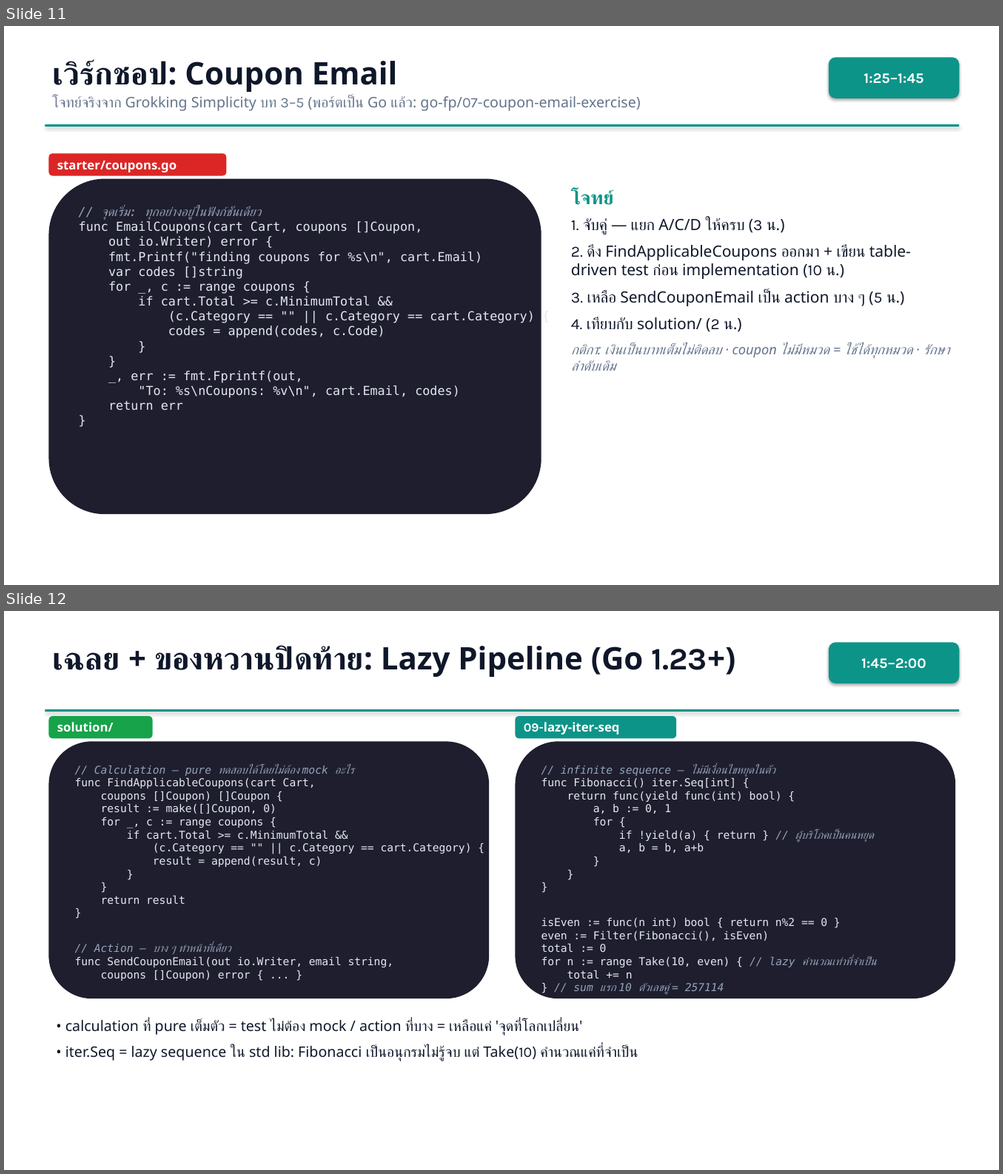
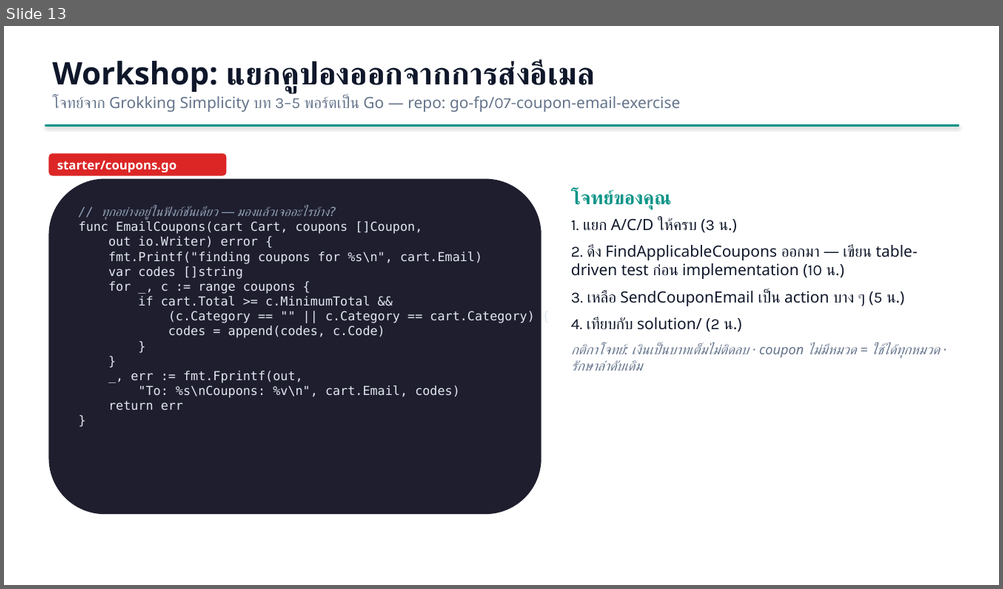
Before and after one commit to iporsut/go-fp, a slide deck: slides/fp-in-go-workshop.pptx. Shown one above the other, each under a label of ours: slides 11 and 12 before the commit, slide 13 after it. The pictures are 1003x1174 and 1003x589 pixels, drawn with LibreOffice and Linux fonts; fonts in the diff are those of the drawing. Boxes give left, top, right and bottom in pixels: in the first picture for what was removed or moved away, otherwise in the second. Text is boxed around its words. In the diff, an @@ line names an element or a change of style, - is before the commit and + after.

```diff
--- a/slides/fp-in-go-workshop.pptx
+++ b/slides/fp-in-go-workshop.pptx
@@ slide 12 removed at box(4, 611, 999, 1170), background #FFFFFF @@
@@ text removed at box(52, 645, 736, 677) @@
-เฉลย + ของหวานปิดท้าย: Lazy Pipeline (Go 1.23+)
@@ rounded rectangle removed at box(828, 642, 959, 684) @@
-1:45–2:00
@@ rectangle removed at box(45, 709, 959, 712) @@
@@ rounded rectangle removed at box(48, 716, 153, 738) @@
-solution/
@@ rounded rectangle removed at box(515, 716, 676, 738) @@
-09-lazy-iter-seq
@@ rounded rectangle removed at box(48, 741, 489, 999) @@
-// Calculation — pure ทดสอบได้โดยไม่ต้อง mock อะไร
-func FindApplicableCoupons(cart Cart,
-coupons []Coupon) []Coupon {
-result := make([]Coupon, 0)
-for _, c := range coupons {
-if cart.Total >= c.MinimumTotal &&
-(c.Category == "" || c.Category == cart.Category) {
-result = append(result, c)
-}
-}
-return result
-}
-// Action — บาง ๆ ทำหน้าที่เดียว
-func SendCouponEmail(out io.Writer, email string,
-coupons []Coupon) error { ... }
@@ rounded rectangle removed at box(515, 741, 956, 999) @@
-// infinite sequence — ไม่มีเงื่อนไขหยุดในตัว
-func Fibonacci() iter.Seq[int] {
-return func(yield func(int) bool) {
-a, b := 0, 1
-for {
-if !yield(a) { return } // ผู้บริโภคเป็นคนหยุด
-a, b = b, a+b
-}
-}
-}
-isEven := func(n int) bool { return n%2 == 0 }
-even := Filter(Fibonacci(), isEven)
-total := 0
-for n := range Take(10, even) { // lazy คำนวณเท่าที่จำเป็น
-total += n
-} // sum แรก 10 ตัวเลขคู่ = 257114
@@ text removed at box(65, 1018, 637, 1062) @@
-• calculation ที่ pure เต็มตัว = test ไม่ต้อง mock / action ที่บาง = เหลือแค่ 'จุดที่โลกเปลี่ยน'
-• iter.Seq = lazy sequence ใน std lib: Fibonacci เป็นอนุกรมไม่รู้จบ แต่ Take(10) คำนวณแค่ที่จำเป็น
@@ what was slide 11 is now slide 13 @@
@@ slide 13 changed as well @@
@@ text at box(52, 60, 680, 112): text changed; size 14 to 15 pt @@
-เวิร์กชอป: Coupon Email
-โจทย์จริงจาก Grokking Simplicity บท 3–5 (พอร์ตเป็น Go แล้ว: go-fp/07-coupon-email-exercise)
+Workshop: แยกคูปองออกจากการส่งอีเมล
+โจทย์จาก Grokking Simplicity บท 3–5 พอร์ตเป็น Go — repo: go-fp/07-coupon-email-exercise
@@ rounded rectangle removed at box(828, 57, 959, 99) @@
-1:25–1:45
@@ text at box(571, 190, 917, 279): text changed @@
-โจทย์
-1. จับคู่ — แยก A/C/D ให้ครบ (3 น.)
-2. ดึง FindApplicableCoupons ออกมา + เขียน table-driven test ก่อน implementation (10 น.)
+โจทย์ของคุณ
+1. แยก A/C/D ให้ครบ (3 น.)
+2. ดึง FindApplicableCoupons ออกมา — เขียน table-driven test ก่อน implementation (10 น.)
@@ text in rounded rectangle at box(101, 207, 329, 220): text changed @@
-// จุดเริ่ม: ทุกอย่างอยู่ในฟังก์ชันเดียว
+// ทุกอย่างอยู่ในฟังก์ชันเดียว — มองแล้วเจออะไรบ้าง?
@@ text at box(571, 343, 939, 371): text changed @@
-กติกา: เงินเป็นบาทเต็มไม่ติดลบ · coupon ไม่มีหมวด = ใช้ได้ทุกหมวด · รักษาลำดับเดิม
+กติกาโจทย์: เงินเป็นบาทเต็มไม่ติดลบ · coupon ไม่มีหมวด = ใช้ได้ทุกหมวด · รักษาลำดับเดิม
```
Also in this commit, not shown: 8 other slides changed, 8 slides added, 4 other slides removed, 19 other files.
